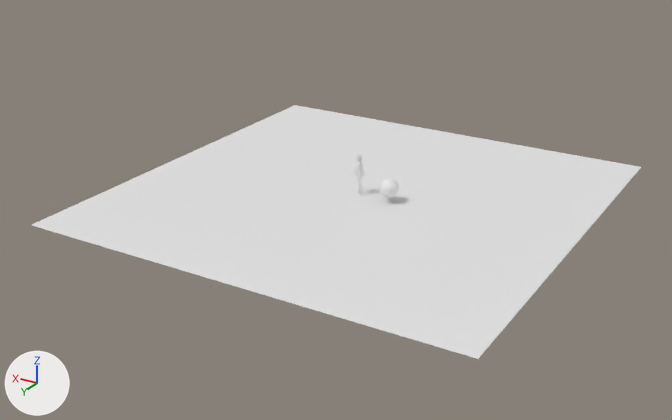
An edit to the Blender file Engine/Asset/untitled.blend, drawn before and after from the same camera.
Both versions are drawn from a 50 mm camera at (-45.2, 80.0, 37.5) aimed at (1.7, 1.8, -1.6). Every picture has the same lights, and +X, +Y and +Z are marked at lower left.

Script lines for the objects in view, before the commit:
```python
me_plane_001 = bpy.data.meshes.new('Plane.001')
me_plane_001.from_pydata([(-1.0, -1.0, 0.0), (1.0, -1.0, 0.0), (-1.0, 1.0, 0.0), (1.0, 1.0, 0.0)], [], [(0, 1, 3, 2)])
me_sphere_001 = bpy.data.meshes.new('Sphere.001')
me_sphere_001.from_pydata(...)  # a UV sphere (32 segments, 16 rings, poles along z) spanning x -1.0..1.0, y -1.0..1.0, z -1.0..1.0
me_sphere_001.polygons.foreach_set('use_smooth', [True] * 512)
ob_plane = bpy.data.objects.new('Plane', me_plane_001)
ob_plane.location = (0.0, 0.0, 0.0)
ob_plane.rotation_euler = (0.0, 0.0, 3.142)  # degrees (0, 0, 180)
ob_plane.scale = (23.7, 23.7, 23.7)
ob_sphere = bpy.data.objects.new('Sphere', me_sphere_001)
ob_sphere.location = (-3.79, 0.37, 1.63)
```
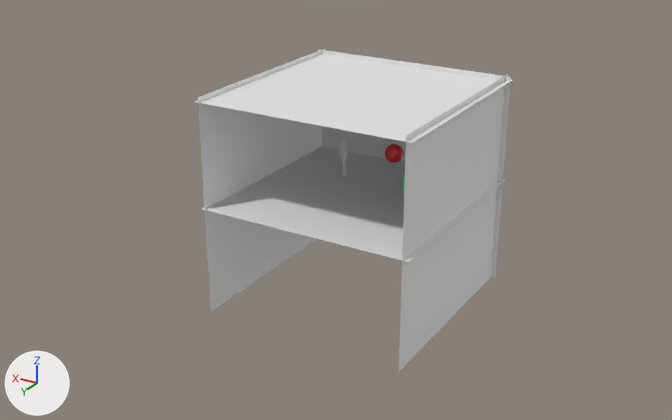
What changed in the scene script:
```text
Add mat_m_red:
    mat_m_red = principled_material('M_Red')
    mat_m_red.base_color = (0.8, 0.0, 0.019)  # red #e70026
    mat_m_red.specular_ior_level = 1.0
Add mat_m_green:
    mat_m_green = principled_material('M_Green')
    mat_m_green.base_color = (0.0538, 0.8, 0.311)  # green #42e797
Add mat_material:
    mat_material = principled_material('Material')
    mat_material.base_color = (0.8, 0.8, 0.8)  # white #e7e7e7
Change me_sphere_001:
    where me_sphere_001.from_pydata(...)  # 482 vertices, 512 faces; spans x -1.0..1.0, y -1.0..1.0, z -1.0..1.0
    used by ob_sphere; location = (-3.79, 0.37, 1.63)
    me_sphere_001 part 1: 512 faces spanning x -1.0..1.0, y -1.0..1.0, z -1.0..1.0 switch from no material to mat_m_red (red #e70026)
Add me_cube_001:
    me_cube_001.from_pydata(...)  # a box spanning x -1.0..1.0, y -1.0..1.0, z -1.0..1.0
    me_cube_001.materials.append(mat_m_green)  # green #42e797
Add me_plane_005:
    me_plane_005.from_pydata([(-1.0, -1.0, 0.0), (1.0, -1.0, 0.0), (-1.0, 1.0, 0.0), (1.0, 1.0, 0.0)], [], [(0, 1, 3, 2)])
    me_plane_005.materials.append(mat_material)  # white #e7e7e7
Change ob_plane:
    ob_plane.scale: (23.7, 23.7, 23.7) -> (11.9, 11.9, 11.9)
Add ob_cube:
    ob_cube = bpy.data.objects.new('Cube', me_cube_001)
    ob_cube.location = (-6.27, -0.73, 2.07)
Add ob_plane_004:
    ob_plane_004 = bpy.data.objects.new('Plane.004', me_plane_005)
    ob_plane_004.location = (-11.26, -0.02, 0.0)
    ob_plane_004.rotation_euler = (1.571, 0.0, 7.854)  # degrees (90, 0, 90)
    ob_plane_004.scale = (11.9, 11.9, 11.9)
Add ob_plane_003:
    ob_plane_003 = bpy.data.objects.new('Plane.003', me_plane_001.copy())  # the mesh of ob_plane
    ob_plane_003.location = (11.38, -0.02, 0.0)
    ob_plane_003.rotation_euler = (1.571, 0.0, 4.712)  # degrees (90, 0, 270)
    ob_plane_003.scale = (11.9, 11.9, 11.9)
Add ob_plane_002:
    ob_plane_002 = bpy.data.objects.new('Plane.002', me_plane_001.copy())  # the mesh of ob_plane
    ob_plane_002.location = (0.0, -10.98, 0.0)
    ob_plane_002.rotation_euler = (1.571, 0.0, 3.142)  # degrees (90, 0, 180)
    ob_plane_002.scale = (11.9, 11.9, 11.9)
Add ob_plane_001:
    ob_plane_001 = bpy.data.objects.new('Plane.001', me_plane_001.copy())  # the mesh of ob_plane
    ob_plane_001.location = (0.0, 0.0, 11.34)
    ob_plane_001.rotation_euler = (-3.142, 0.0, 3.142)  # degrees (-180, 0, 180)
    ob_plane_001.scale = (11.9, 11.9, 11.9)
```

Where the change shows, as pixel boxes [x1, y1, x2, y2] in the pictures (672 x 420 px):
'Plane', rescaled (50% narrower, 54% shorter)
    before: [32, 105, 641, 359]
    after: [201, 146, 505, 262]
'Plane.004', added
    after: [399, 75, 508, 371]
'Plane.001', added
    after: [195, 54, 512, 143]
'Plane.003', added
    after: [198, 48, 326, 311]
'Plane.002', added
    after: [318, 49, 511, 279]
part 1 of me_sphere_001, recoloured
    before: [380, 178, 399, 197]
    after: [385, 144, 403, 163]
